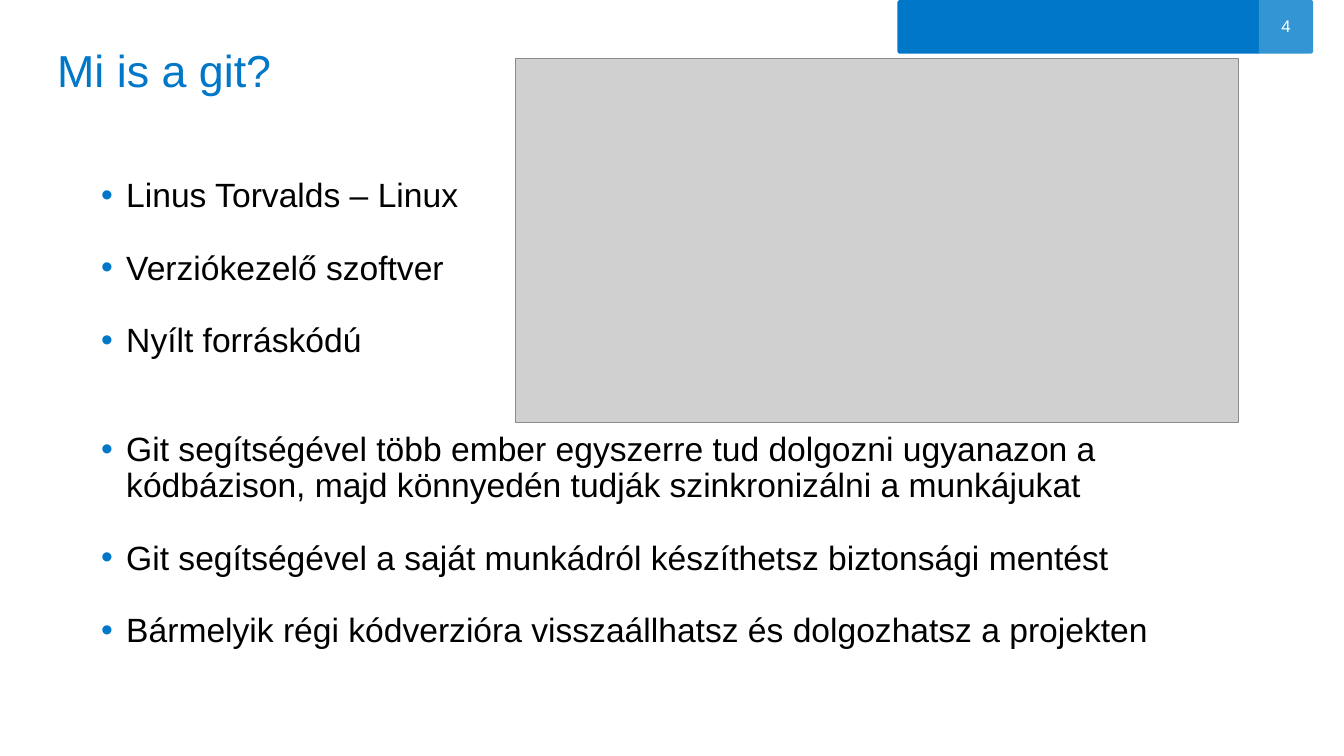
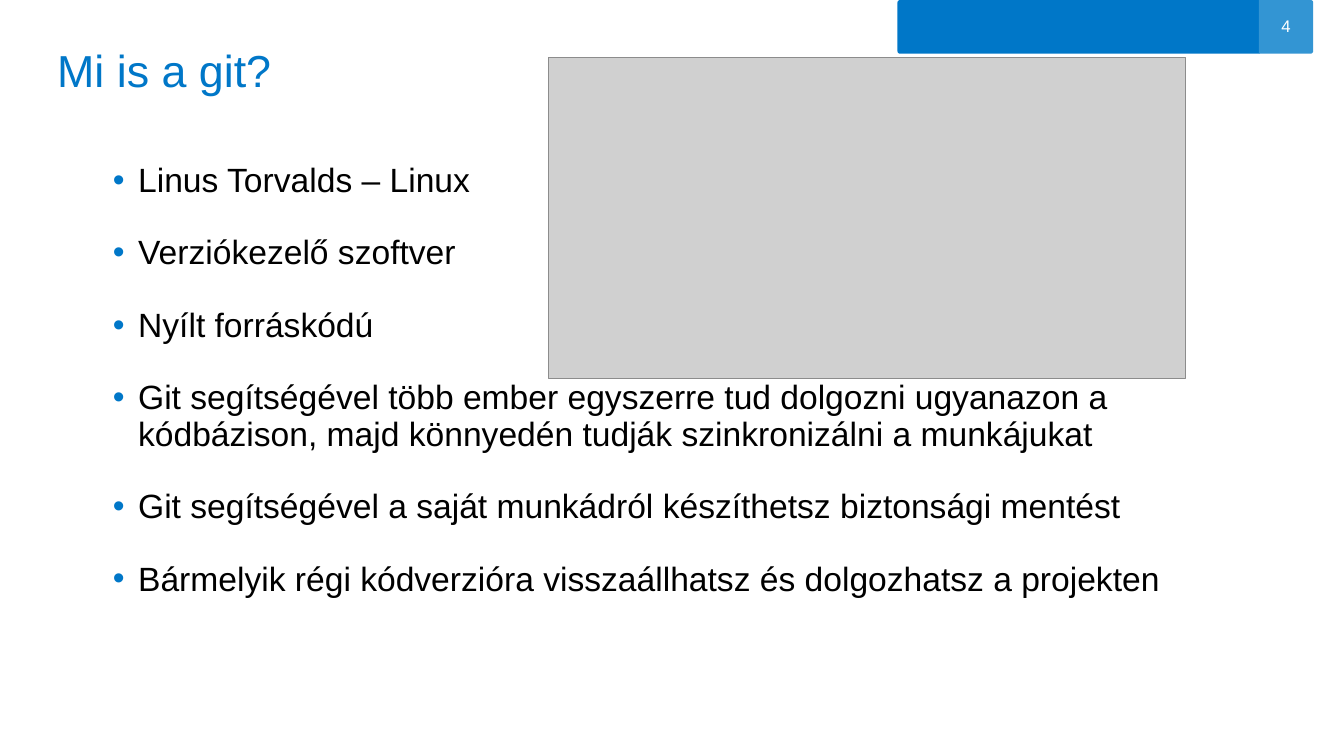
Before and after one commit to oerika1988/aegon-git-tutorial, a slide deck: slide 4 of GIT.pptx. Drawn at 1344x756 pixels with LibreOffice and Linux fonts; fonts in the diff are those of the drawing; grey boxes stand for pictures; background and template pictures are left out. Boxes give left, top, right and bottom in pixels: in the first picture for what was removed or moved away, otherwise in the second. Text is boxed around its words. In the diff, an @@ line names an element or a change of style, - is before the commit and + after.

```diff
--- a/GIT.pptx
+++ b/GIT.pptx
@@ picture: place and size @@
-picture at <box>515,58,1238,422</box>
+picture at <box>548,57,1186,379</box>
@@ text "Linus Torvalds – Linux" rewrapped from <box>126,182,1147,649</box> to <box>138,167,1159,598</box> @@
```
Also in this commit, not shown: 8 other slides changed.
